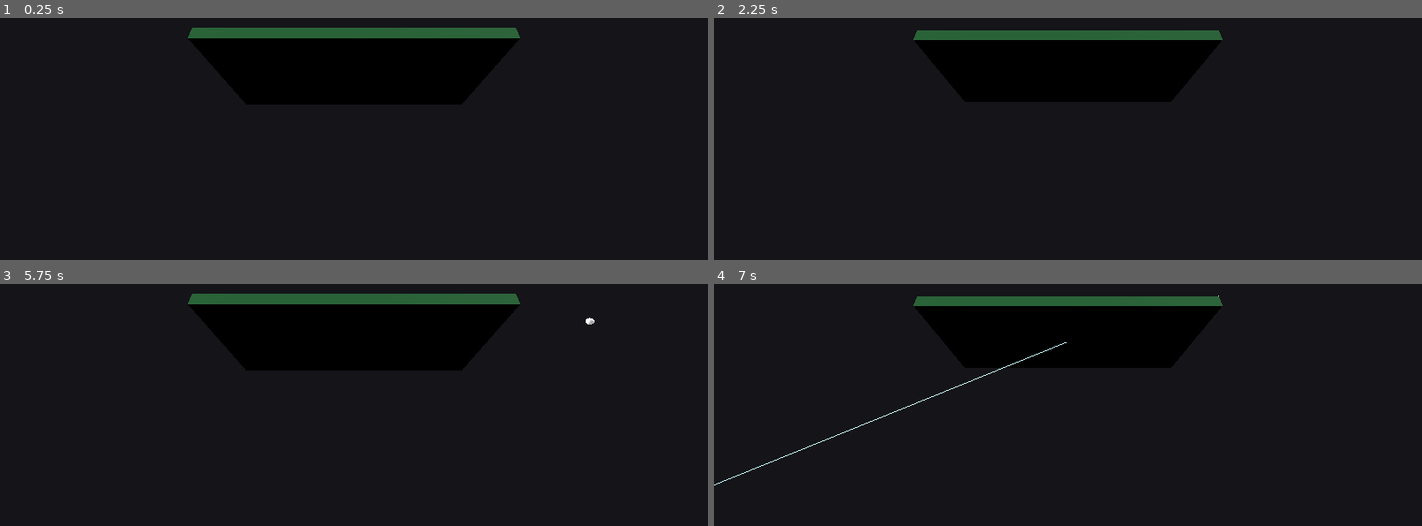
Above: before the commit, frames 1-4 (two rows, left to right).
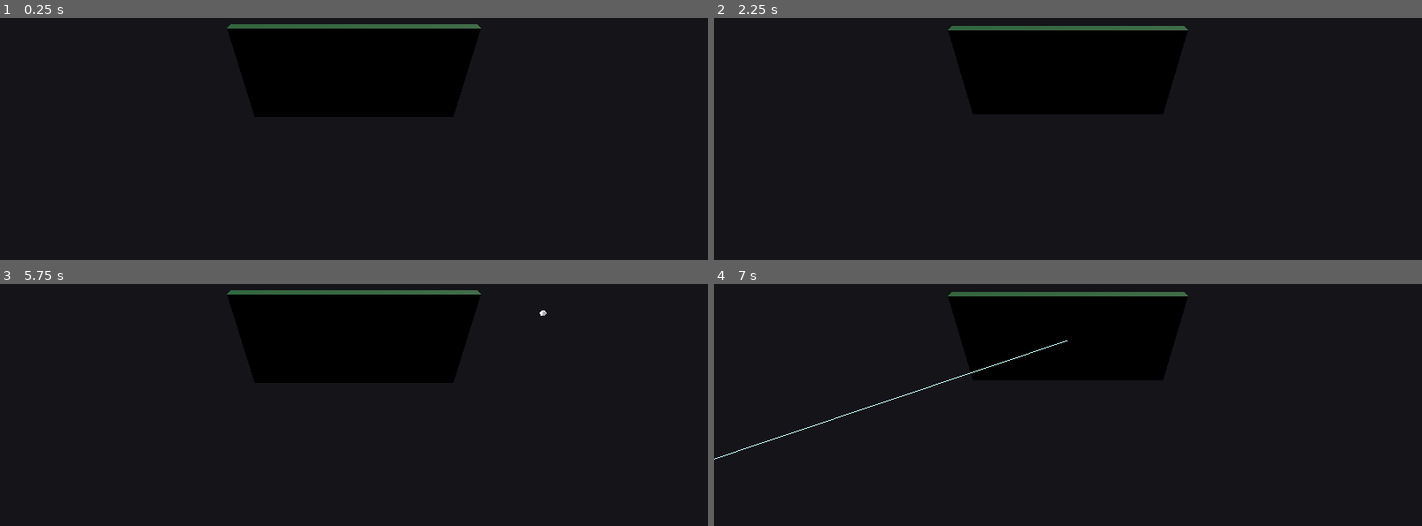
Above: after the commit, the same moments.

Repository: zhawei98213/pool8Ball
Game: Godot game, scene res://scenes/Main.tscn
Two runs of this game, one before a commit and one after it. Both use one fixed random seed, a clock stepped at 60 frames per second and the inputs below.
Inputs (mouse positions are in pixels of both pictures, inside the frame that each line leads up to):
- Up to frame 1 (0.25 s): no input
- Up to frame 2 (2.25 s): tap Enter at 0.5 s; move the mouse to (1223, 42) at 0.52 s; hold B (place_mode) 0.53-1.25 s; click (1223, 42) at 0.67 s; tap R (reset_balls) at 1.25, 2 s; drag from (926, 80) to (1032, 141) at 1.27 s; move the mouse to (outside the picture) at 2.02 s; hold Mouse wheel down (zoom_out) from 2.03 s (still down); click (outside the picture) at 2.17 s
- Up to frame 3 (5.75 s): release Mouse wheel down (zoom_out) at 2.75 s; tap R (reset_balls) at 2.75, 3.5, 4.25 s; drag from (318, 407) to (outside the picture) at 2.77 s; move the mouse to (566, 388) at 3.52 s; hold Mouse wheel up (zoom_in) 3.53-4.25 s; click (566, 388) at 3.67 s; drag from (outside the picture) to (outside the picture) at 4.27 s; move the mouse to (389, 327) at 5.02 s; hold B (place_mode) from 5.03 s (still down); click (389, 327) at 5.17 s
- Up to frame 4 (7 s): release B (place_mode) at 5.75 s; drag from (outside the picture) to (926, 346) at 5.77 s; move the mouse to (1223, 308) at 6.52 s; hold Mouse wheel down (zoom_out) from 6.53 s (still down); click (1223, 308) at 6.67 s

The runs differ from the first frame. In frame 1, 5.7% of the frame differs, in the area x 26-74%, y 2-41%; in frame 2, 5.2%; in frame 3, 5.7%, in the area x 26-84%, y 2-41%; in frame 4, 5.6%.

Commit message:
Raise camera angle for clearer table view

Diff:
--- a/scenes/Main.tscn
+++ b/scenes/Main.tscn
@@ -69,7 +69,7 @@
 
 
 [node name="CameraRig" type="Node3D" parent="."]
-position = Vector3(0, 0.06, 0)
+position = Vector3(0, 0.2, 0)
 script = ExtResource("1")
 
 [node name="Camera3D" type="Camera3D" parent="CameraRig"]
--- a/scripts/CameraOrbit.gd
+++ b/scripts/CameraOrbit.gd
@@ -1,15 +1,15 @@
 extends Node3D
 
-@export var distance := 2.6
-@export var min_distance := 1.2
-@export var max_distance := 5.0
+@export var distance := 3.2
+@export var min_distance := 1.5
+@export var max_distance := 6.0
 @export var yaw_speed := 0.01
 @export var pitch_speed := 0.01
 @export var min_pitch := deg_to_rad(-10.0)
 @export var max_pitch := deg_to_rad(60.0)
 
 var _yaw := 0.0
-var _pitch := deg_to_rad(32.0)
+var _pitch := deg_to_rad(55.0)
 var _orbiting := false
 
 @onready var _camera: Camera3D = $Camera3D
